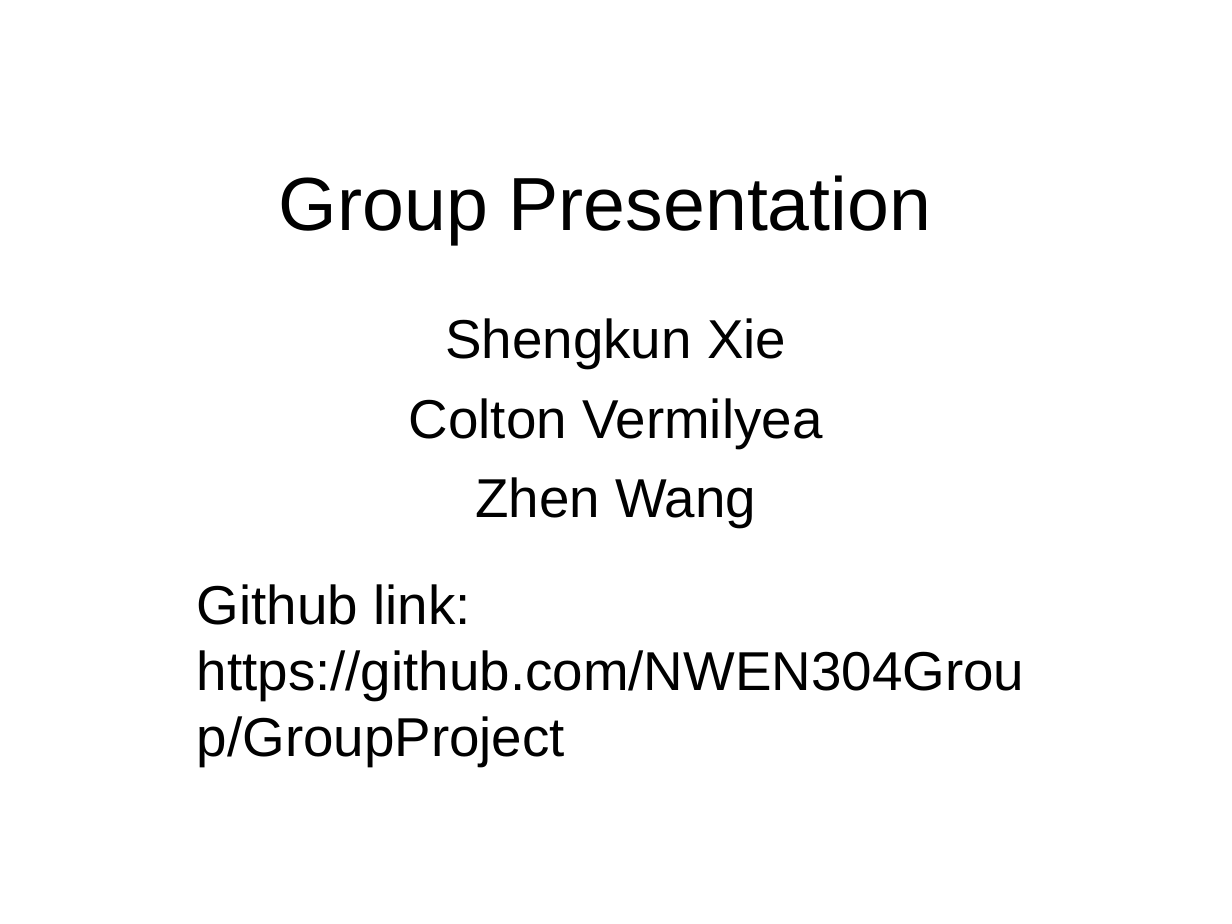
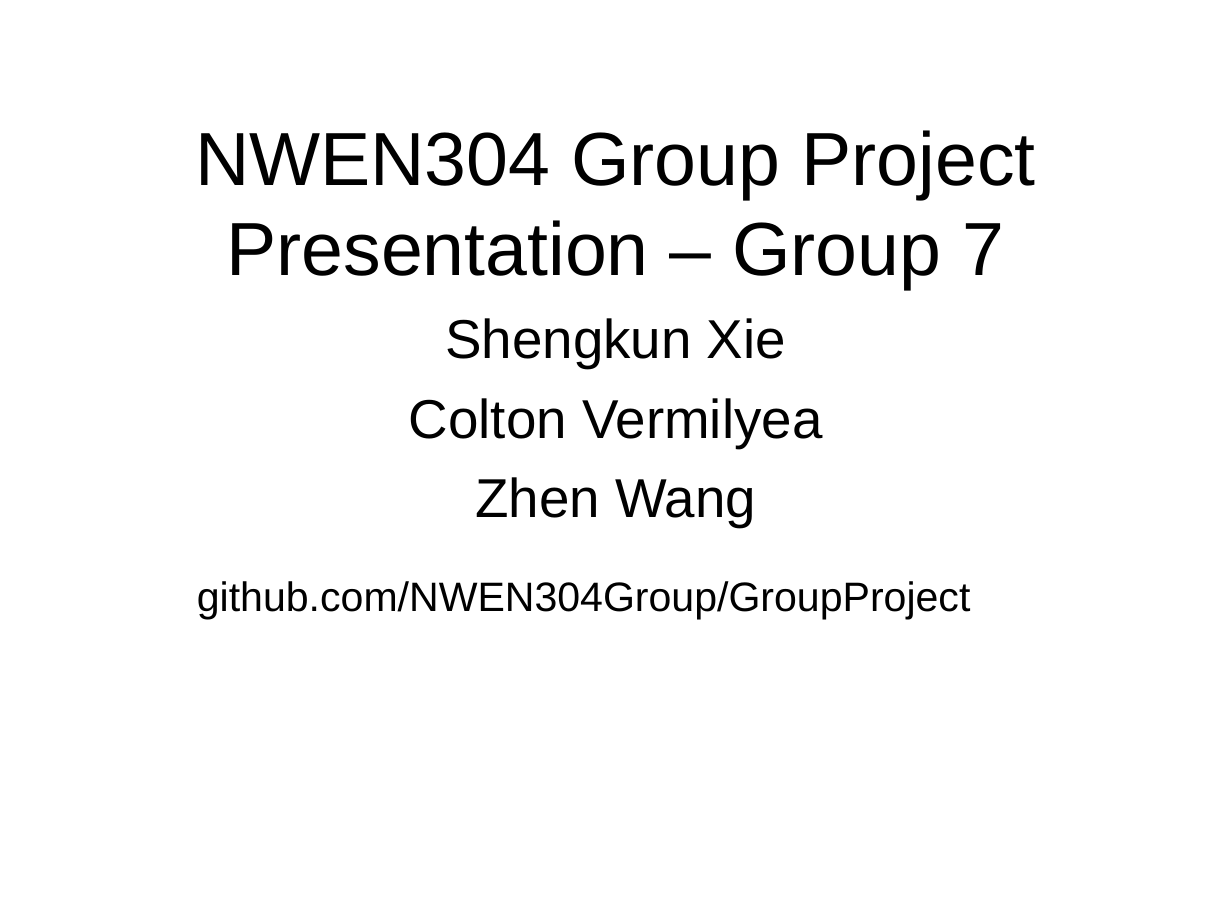
Before and after one commit to NWEN304Group/GroupProject, a slide deck: slide 1 of Group Presentation.ppt. Drawn at 1232x924 pixels with LibreOffice and Linux fonts; fonts in the diff are those of the drawing. Boxes give left, top, right and bottom in pixels: in the first picture for what was removed or moved away, otherwise in the second. Text is boxed around its words. In the diff, an @@ line names an element or a change of style, - is before the commit and + after.

```diff
--- a/Group Presentation.ppt
+++ b/Group Presentation.ppt
@@ text at (x1=195, y1=130, x2=1035, y2=289): text changed @@
-Group Presentation
+NWEN304 Group Project
+Presentation – Group 7
@@ text at (x1=197, y1=581, x2=971, y2=619): text changed; size 32 to 24 pt @@
-Github link: https://github.com/NWEN304Group/GroupProject
+github.com/NWEN304Group/GroupProject
```
Also in this commit, not shown: 8 other slides changed, 1 other file.
